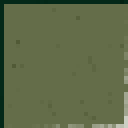
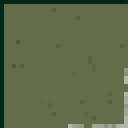
Layer changes from the first 128x128 image to the second:
painted on "Layer #1" over bbox(8, 0, 128, 124)
painted on "Layer" over bbox(8, 16, 128, 128)
